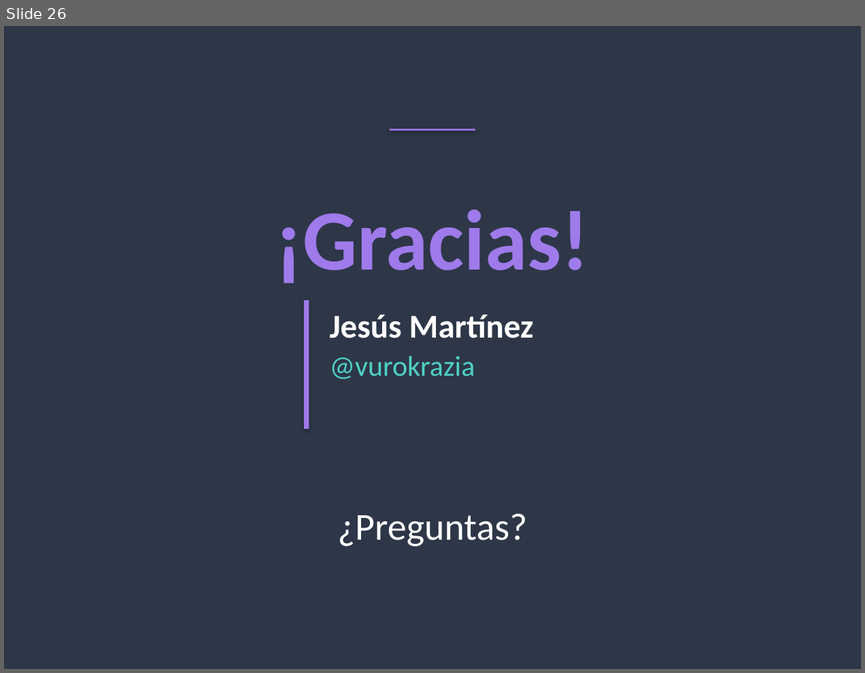
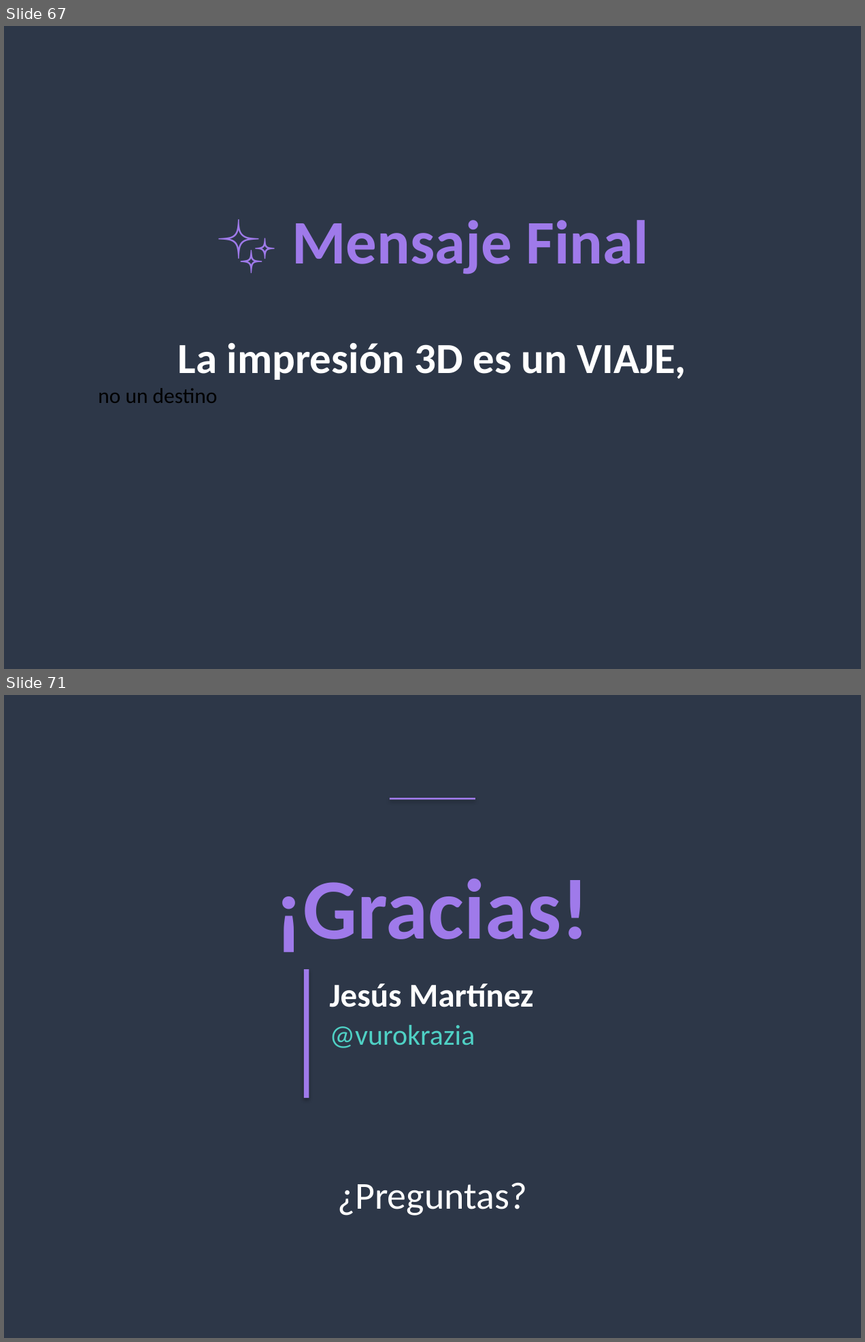
Before and after one commit to vurokrazia/vurokrazia, a slide deck: presentacion/Impresion3D_Vurokrazia_Completa.pptx. Shown one above the other, each under a label of ours: slide 26 before the commit, slides 67 and 71 after it; the slides between them are not shown. The pictures are 865x673 and 865x1342 pixels, drawn with LibreOffice and Linux fonts; fonts in the diff are those of the drawing. Boxes give left, top, right and bottom in pixels: in the first picture for what was removed or moved away, otherwise in the second. Text is boxed around its words. In the diff, an @@ line names an element or a change of style, - is before the commit and + after.

```diff
--- a/presentacion/Impresion3D_Vurokrazia_Completa.pptx
+++ b/presentacion/Impresion3D_Vurokrazia_Completa.pptx
@@ slide 67 added at bbox=[4, 26, 861, 669], background #2D3748 @@
@@ text added at bbox=[292, 220, 649, 274], 52 pt, text #9F7AEA, bold @@
+✨ Mensaje Final
@@ text added at bbox=[98, 343, 686, 403], 36 pt, text #FFFFFF, bold @@
+La impresión 3D es un VIAJE,
+no un destino
@@ what was slide 26 is now slide 71 @@
```
Also in this commit, not shown: 44 other slides added.
